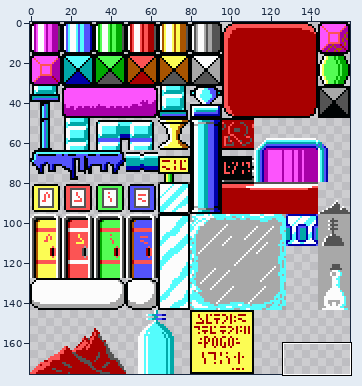
A sprite sheet gets an edit: sprites/platforms.png. Above: a wide view before the commit, with the close-up outlined.
Close-up. Before the commit:
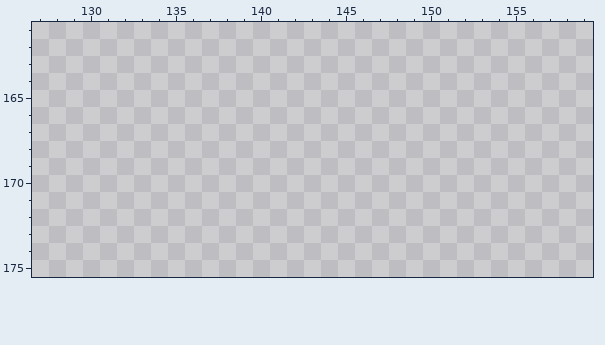
The file is 160x176 pixels. Colours within 5 levels of each other are drawn and written as one. Shown: x 127..159, y 161..175. The commit also changed other parts of the picture, which this record leaves out.
Palette (. is transparent): 
New version:
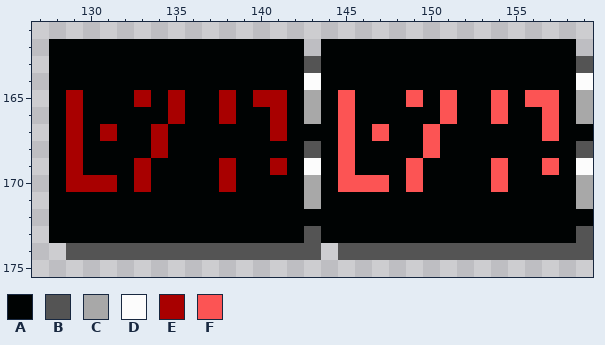
Colours new in this view: A #000303  B #545454  C #a8a8a8  D #fcfcfc  E #a80000  F #fc5454
Edits made:
{"y":162,"x":128,"old":"...............","new":"AAAAAAAAAAAAAAA"}
{"y":162,"x":144,"old":"...............","new":"AAAAAAAAAAAAAAA"}
{"y":163,"x":128,"old":"................................","new":"AAAAAAAAAAAAAAABAAAAAAAAAAAAAAAB"}
{"y":164,"x":128,"old":"................................","new":"AAAAAAAAAAAAAAADAAAAAAAAAAAAAAAD"}
{"y":165,"x":128,"old":"................................","new":"AEAAAEAEAAEAEEACAFAAAFAFAAFAFFAC"}
{"y":166,"x":128,"old":"................................","new":"AEAAAAAEAAEAAEACAFAAAAAFAAFAAFAC"}
{"y":167,"x":128,"old":"................................","new":"AEAEAAEAAAAAAEAAAFAFAAFAAAAAAFAA"}
{"y":168,"x":128,"old":"................................","new":"AEAAAAEAAAAAAAABAFAAAAFAAAAAAAAB"}
{"y":169,"x":128,"old":"................................","new":"AEAAAEAAAAEAAEADAFAAAFAAAAFAAFAD"}
{"y":170,"x":128,"old":"................................","new":"AEEEAEAAAAEAAAACAFFFAFAAAAFAAAAC"}
{"y":171,"x":128,"old":"................................","new":"AAAAAAAAAAAAAAACAAAAAAAAAAAAAAAC"}
{"y":172,"x":128,"old":"................................","new":"AAAAAAAAAAAAAAAAAAAAAAAAAAAAAAAA"}
{"y":173,"x":128,"old":"................................","new":"AAAAAAAAAAAAAAABAAAAAAAAAAAAAAAB"}
{"y":174,"x":129,"old":"...............","new":"BBBBBBBBBBBBBBB"}
{"y":174,"x":145,"old":"...............","new":"BBBBBBBBBBBBBBB"}
{"label":"added","picture_box":[49,39,593,260]}
